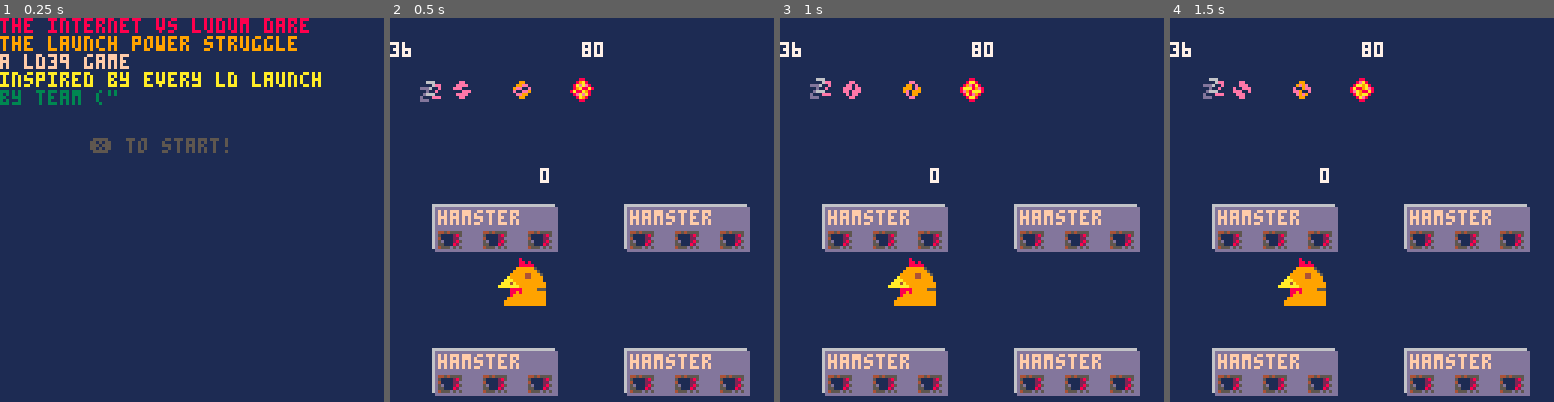
Above: before the commit, frames 1-4 (left to right).
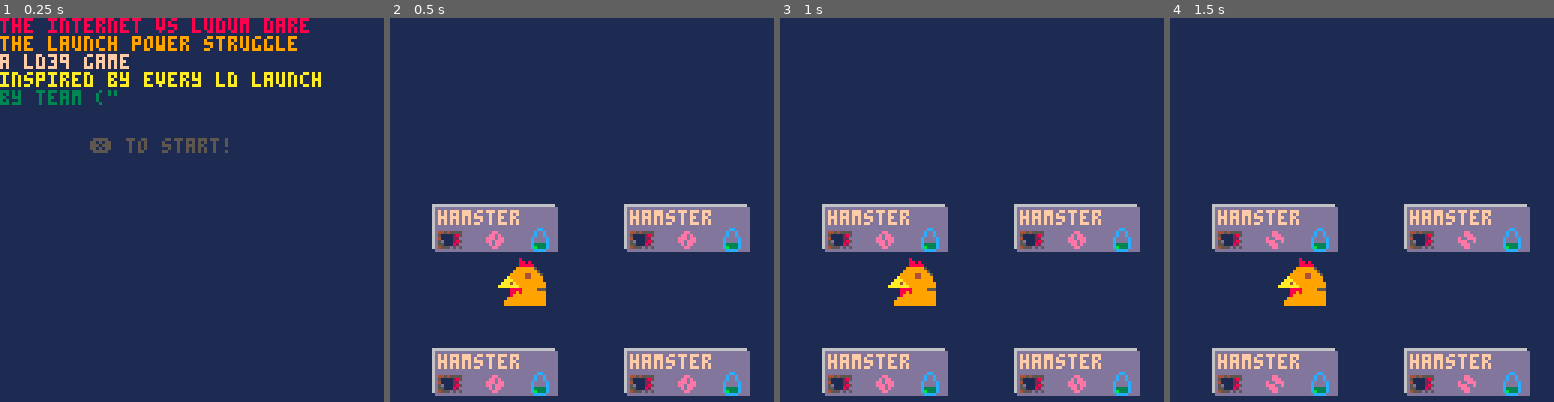
Above: after the commit, the same moments.

Repository: truck/ld39
Game: PICO-8 cartridge ld39.p8
Same seed, same stepped clock (60 frames per second), same inputs: the game is played once before the commit and once after it.
Inputs:
- Up to frame 1 (0.25 s): no input
- Up to frame 2 (0.5 s): tap X (X key) at 0.33 s
- Up to frame 3 (1 s): no input
- Up to frame 4 (1.5 s): tap X (X key) at 1.07 s

Frame 1 is identical in both runs. In frame 2, 3.3% of the frame differs, in the area x 0-93%, y 6-99%; in frame 3, 3.4%; in frame 4, 3.3%.

Commit message:
animation and status change

Diff:
--- a/ld39.p8
+++ b/ld39.p8
@@ -3,12 +3,14 @@
 __lua__
 function _init()
  menu = true
- sources = {'slug','hamster','chicken','r.master','c= 64'}
+ sources = {'slug','hamster','chicken','ferret','r.master'}
  computers = {'pc server','quadcore','rpi cluster','pc cluster','c= 64 cluster'}
  machines = {}
  for i=1,4,1 do
   machines[i] = def_powersource(i)
  end
+ x1 = {16,80,16,80}
+ y1 = {64,64,112,112}
  tick = 0
  pov = def_pov()
 end
@@ -60,22 +62,18 @@
 end
 
 function draw_machine(m)
- x1 = {16,80,16,80}
- y1 = {64,64,112,112}
- x=x1[m.num]
- y=y1[m.num]
+ local t = animn(4,3)
+ local x=x1[m.num]
+ local y=y1[m.num]
+ local a = {7,23,39,55}
  rect(x-2,y-2,x+38,y+12,6)
  rectfill(x-1,y-1,x+39,y+13,13)
  print(sources[m.name],x,y,15)
  spr(pmeter(m.percent),x,y+6,1,1)
- spr(pmeter(m.tired),x+15,y+6,1,1)
- spr(pmeter(m.hunger),x+30,y+6,1,1)
- t = animn(4,10)
- print(animn(3,5),50,50,7)
- spr(7+t,10,20)
- spr(23+t,20,20)
- spr(39+t,40,20)
- spr(55+t,60,20)
+ local b = pmeter(m.tired)
+ spr(a[b]+t,x+15,y+6,1,1)
+ spr(10+pmeter(m.hunger),x+30,y+6,1,1)
+
 end
 
 function pmeter(p)
@@ -83,8 +81,6 @@
 end
 
 function draw_pov()
-  print(pov.x,0,8)
-  print(pov.y,64,8)
   spr(5,pov.x,pov.y,2,2,pov.facing)
 end
 
